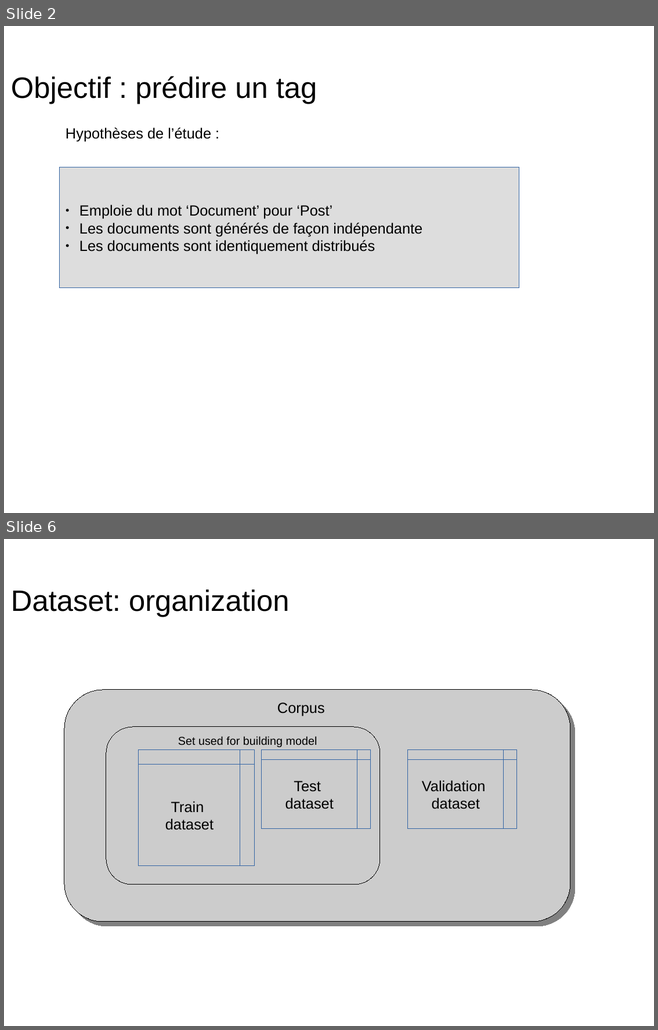
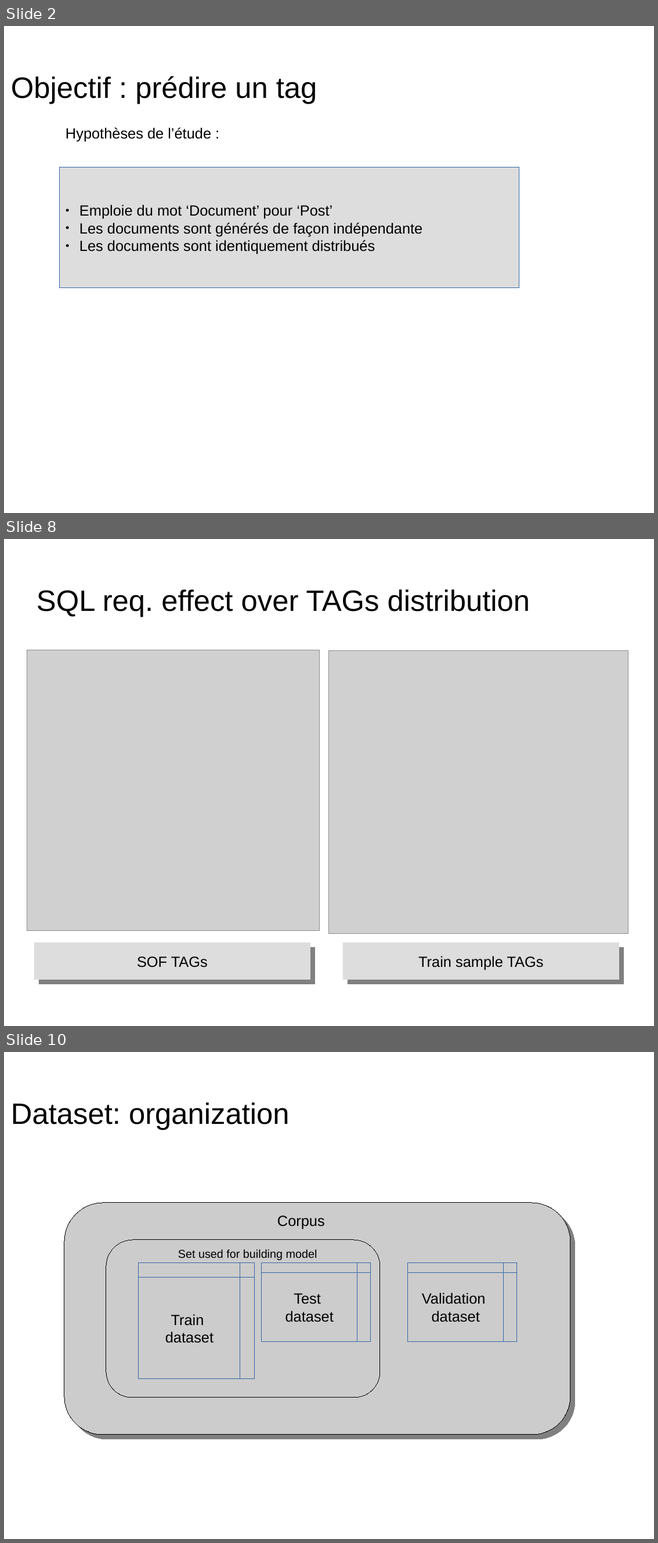
Before and after one commit to dataforcast/OC_Datascientist, a slide deck: P6/report/Openclassrooms_ParcoursDatascientist_P6-V1.odp. Shown one above the other, each under a label of ours: slides 2 and 6 before the commit, slides 2, 8 and 10 after it; the slides between them are not shown. The pictures are 658x1030 and 658x1543 pixels, drawn with LibreOffice and Linux fonts; fonts in the diff are those of the drawing; grey boxes stand for pictures; background and template pictures are left out. Boxes give left, top, right and bottom in pixels: in the first picture for what was removed or moved away, otherwise in the second. Text is boxed around its words. In the diff, an @@ line names an element or a change of style, - is before the commit and + after.

```diff
--- a/P6/report/Openclassrooms_ParcoursDatascientist_P6-V1.odp
+++ b/P6/report/Openclassrooms_ParcoursDatascientist_P6-V1.odp
@@ slide 8 added at [4,539,654,1026], background picture (left out) @@
@@ title added at [36,589,529,617], 36 pt, text #000000 @@
+SQL req. effect over TAGs distribution
@@ picture added at [27,650,320,931] @@
@@ picture added at [329,650,628,934] @@
@@ rectangle added at [34,943,310,980], fill #DDDDDD, 18 pt, text #000000 @@
+SOF TAGs
@@ rectangle added at [343,943,619,980], fill #DDDDDD, 18 pt, text #000000 @@
+Train sample TAGs
@@ what was slide 6 is now slide 10 @@
```
Also in this commit, not shown: 7 slides changed, 7 other slides added, 1 slide removed, 6 other files.
